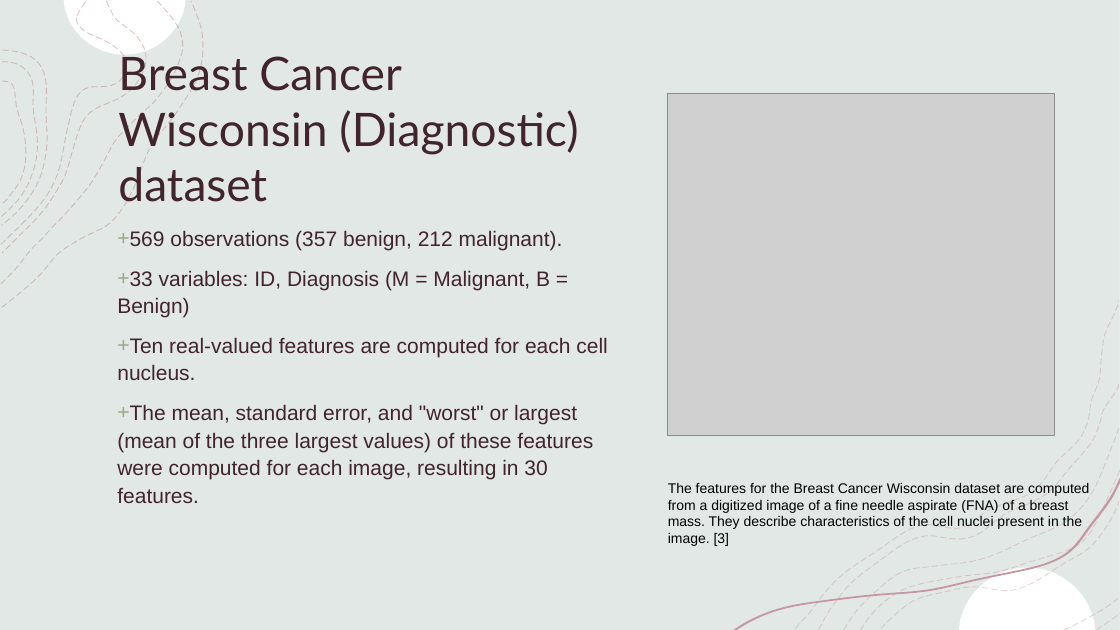
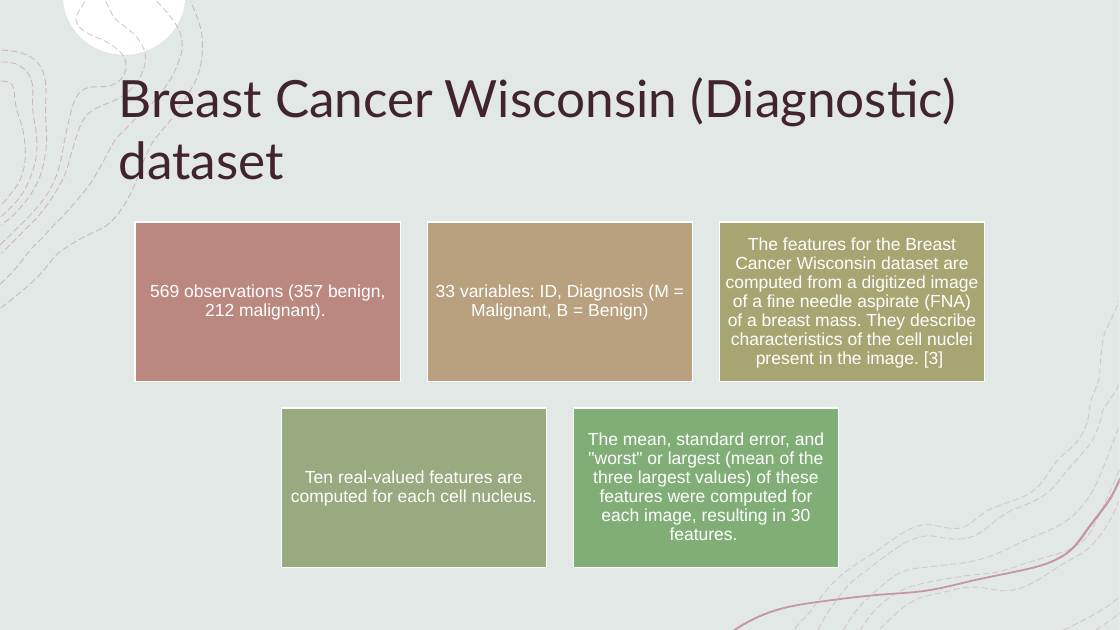
Before and after one commit to dkinneyBU/DSC680, a slide deck: slide 5 of Assignments/Week12/DKinney-Project 3 Presentation.pptx. Drawn at 1120x630 pixels with LibreOffice and Linux fonts; fonts in the diff are those of the drawing; grey boxes stand for pictures. Boxes give left, top, right and bottom in pixels: in the first picture for what was removed or moved away, otherwise in the second. Text is boxed around its words. In the diff, an @@ line names an element or a change of style, - is before the commit and + after.

```diff
--- a/Assignments/Week12/DKinney-Project 3 Presentation.pptx
+++ b/Assignments/Week12/DKinney-Project 3 Presentation.pptx
@@ freeform shape at (63,0,185,55): rotation 0 to 180 degrees; outline redrawn @@
@@ outline redrawn in 15 elements at (2,2,203,308), (1,2,182,284), (1,2,127,245), (1,62,37,218), (1096,613,1120,629), (2,2,145,253), (818,385,1118,630), (1064,599,1117,630), (881,502,1118,628), (860,470,1120,630), (844,429,1118,630), (796,302,1119,629), (2,82,25,204), (733,478,1120,630), (1,50,46,225) @@
@@ title "Breast Cancer Wisconsin (Diagnostic) dataset" at (118,73,956,188): size 39.6 to 44 pt @@
@@ picture removed at (667,94,1054,436) @@
@@ text removed at (117,230,607,503) @@
-+ 569 observations (357 benign, 212 malignant).
-+ 33 variables: ID, Diagnosis (M = Malignant, B = Benign)
-+ Ten real-valued features are computed for each cell nucleus.
-+ The mean, standard error, and "worst" or largest (mean of the three largest values) of these features were computed for each image, resulting in 30 features.
@@ text "The features for the Breast ...": place and size @@
-text "The features for the Breast ..." at (668,483,1089,546)
+text "The features for the Breast ..." at (726,237,979,368)
@@ text "The features for the Breast ..." at (726,237,979,368): size 12 to 15 pt, text colour #000000 to #FFFFFF; alignment left to centre; line spacing 1 to 0.9; more space between paragraphs; vertical alignment top to middle @@
@@ group added at (135,222,985,568): 5 rectangles, 4 texts @@
+569 observations (357 benign, 212 malignant).
+33 variables: ID, Diagnosis (M = Malignant, B = Benign)
+Ten real-valued features are computed for each cell nucleus.
+The mean, standard error, and "worst" or largest (mean of the three largest values) of these features were computed for each image, resulting in 30 features.
```
Also in this commit, not shown: 2 other slides changed, 1 slide added, 1 other file.
